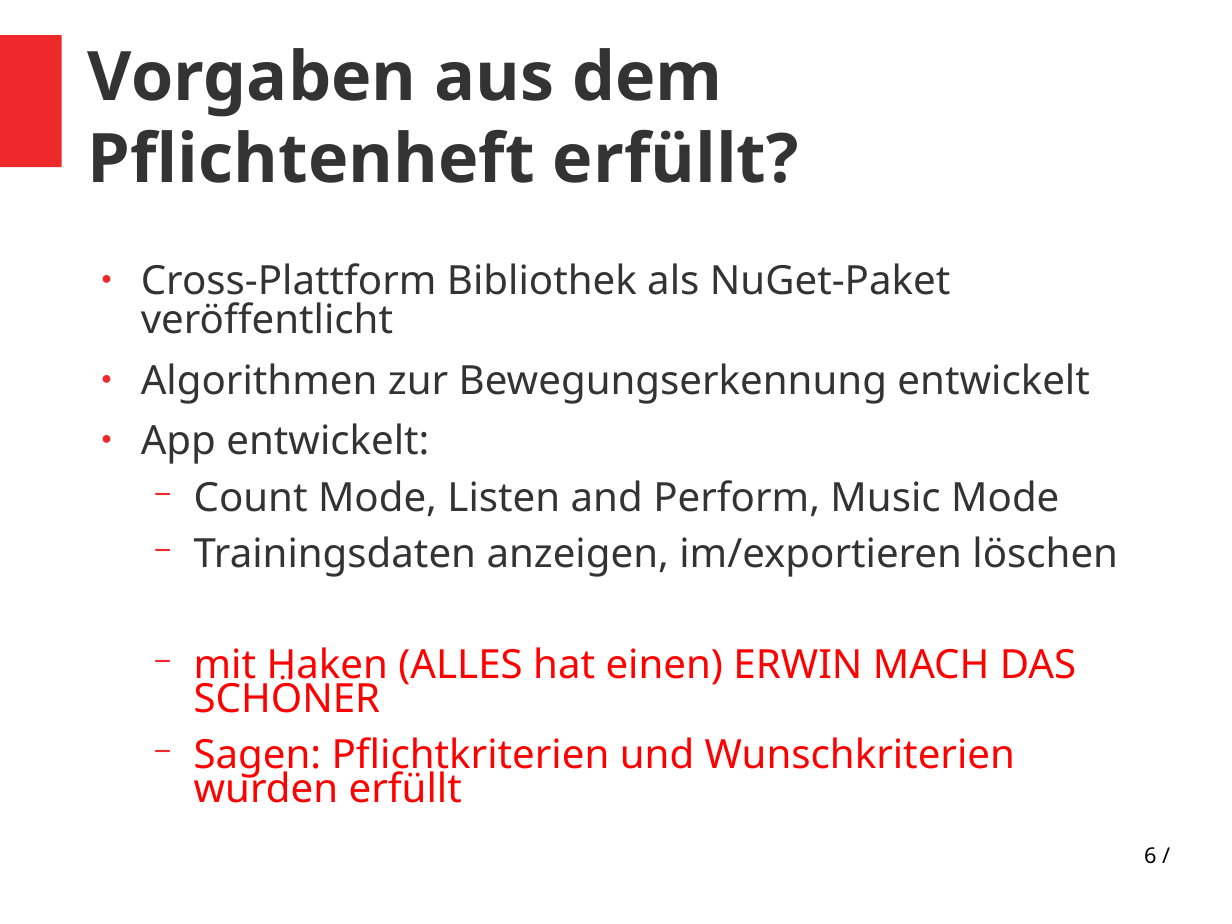
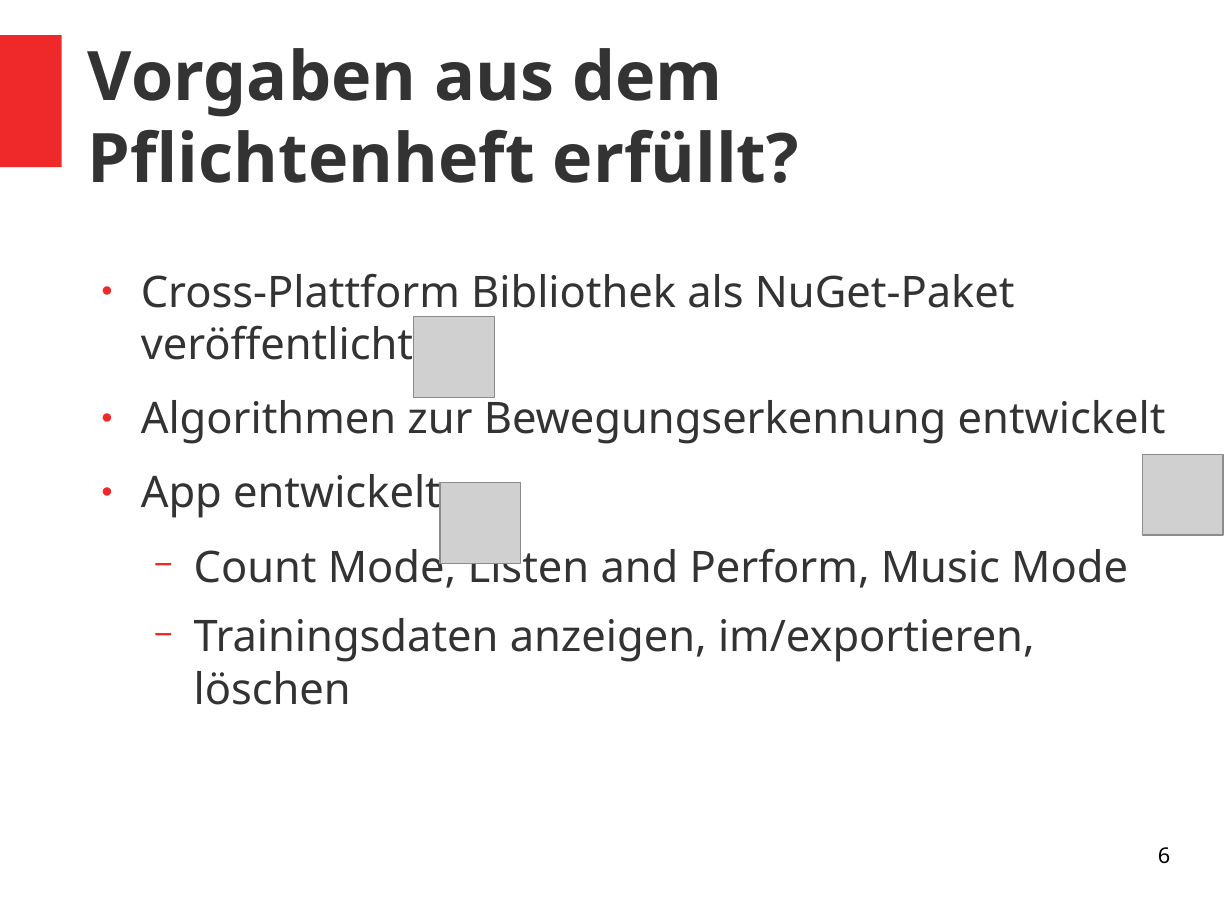
Before and after one commit to vlle1/dokumente-earablesKIT, a slide deck: slide 6 of Abschlusspräsi/Abschlusspräsi.odp. Drawn at 1232x924 pixels with LibreOffice and Linux fonts; fonts in the diff are those of the drawing; grey boxes stand for pictures. Boxes give left, top, right and bottom in pixels: in the first picture for what was removed or moved away, otherwise in the second. Text is boxed around its words. In the diff, an @@ line names an element or a change of style, - is before the commit and + after.

```diff
--- a/Abschlusspräsi/Abschlusspräsi.odp
+++ b/Abschlusspräsi/Abschlusspräsi.odp
@@ text at (141, 273, 1166, 588): size 25.9 to 28 pt in "Cross-Plattform Bibliothek als NuGet-Paket veröffentlicht", "Algorithmen zur Bewegungserkennung entwickelt", "Count Mode, Listen and Perform, Music Mode"; indent changed; line spacing 0.8 to 1; line spacing 0.7 to 1; less space between paragraphs @@
@@ picture added at (414, 316, 494, 397) @@
@@ text at (141, 474, 441, 519): text changed; size 25.9 to 28 pt @@
-● App entwickelt:
+● App entwickelt
@@ picture added at (1143, 455, 1223, 536) @@
@@ picture added at (440, 483, 521, 563) @@
@@ text at (194, 618, 1035, 705): text changed; size 25.9 to 28 pt; text colour #FF0000 to #333333 @@
-  − Trainingsdaten anzeigen, im/exportieren löschen
-  − mit Haken (ALLES hat einen) ERWIN MACH DAS SCHÖNER
-  − Sagen: Pflichtkriterien und Wunschkriterien wurden erfüllt
+  − Trainingsdaten anzeigen, im/exportieren, löschen
@@ page number at (1158, 847, 1170, 864): text changed @@
-6 /
+6
```
Also in this commit, not shown: 8 other slides changed, 6 slides added, 4 slides removed, 3 other files.
